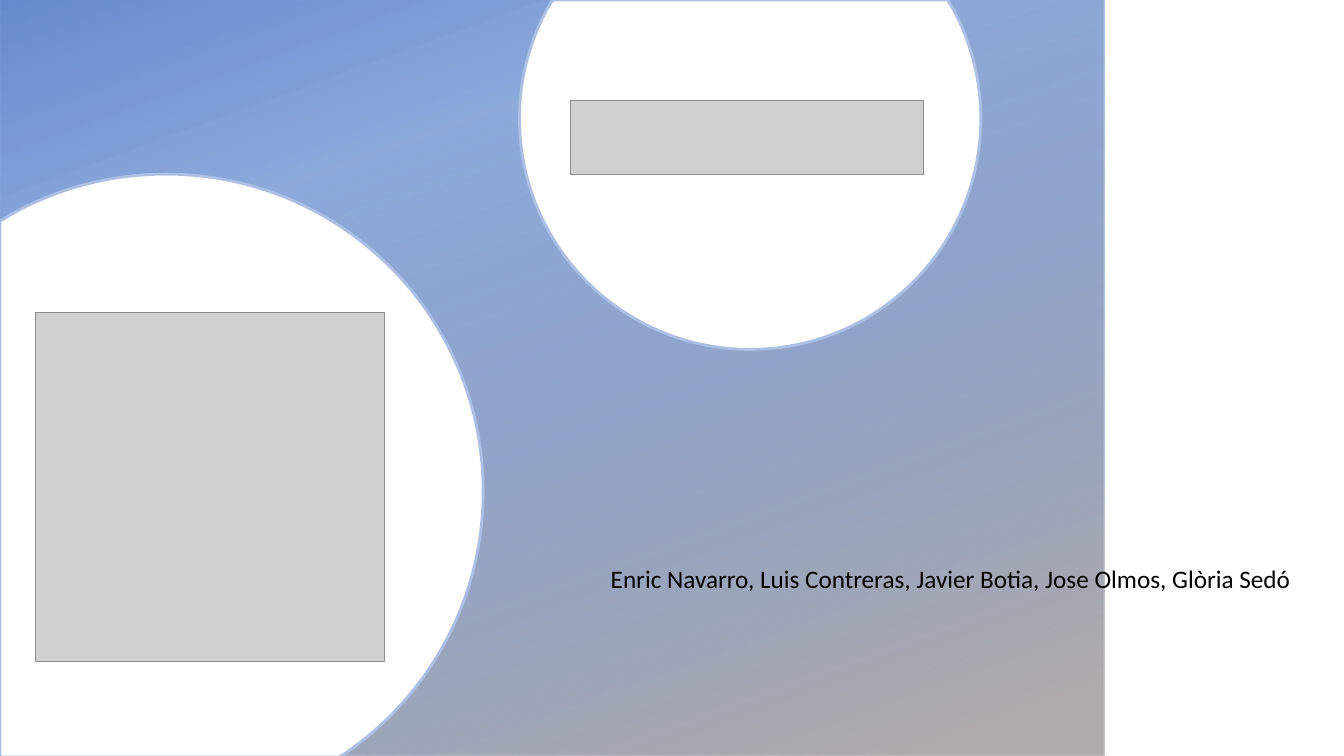
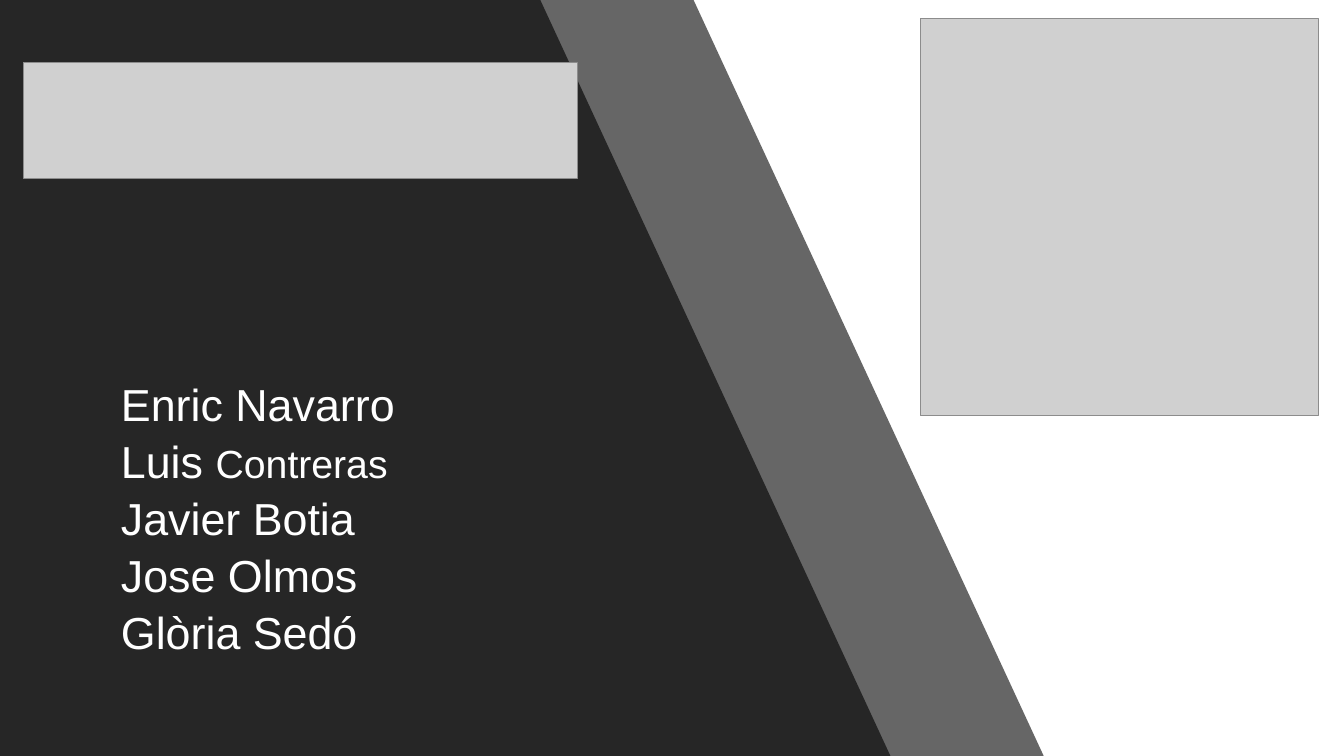
Before and after one commit to Joolmo/ProyectoIntegrado, a slide deck: slide 1 of Informe y PWP del Proyecto/Presentacion Proyecto.pptx. Drawn at 1344x756 pixels with LibreOffice and Linux fonts; fonts in the diff are those of the drawing; grey boxes stand for pictures; background and template pictures are left out. Boxes give left, top, right and bottom in pixels: in the first picture for what was removed or moved away, otherwise in the second. Text is boxed around its words. In the diff, an @@ line names an element or a change of style, - is before the commit and + after.

```diff
--- a/Informe y PWP del Proyecto/Presentacion Proyecto.pptx
+++ b/Informe y PWP del Proyecto/Presentacion Proyecto.pptx
@@ background picture (left out) to #242852 @@
@@ rectangle: place and size @@
-rectangle at (0, 0, 1105, 756)
+rectangle at (0, 0, 1344, 756)
@@ rectangle at (0, 0, 1344, 756): fill gradient #4472C4 to #AFABAB to #FFFFFF @@
@@ freeform shape added at (0, 0, 1045, 756), fill #262626 at 70% opacity @@
@@ freeform shape added at (0, 0, 890, 756), fill #262626 @@
@@ freeform shape removed at (519, 0, 981, 350) @@
@@ picture: place and size @@
-picture at (35, 313, 384, 661)
+picture at (921, 18, 1319, 416)
@@ picture: place and size @@
-picture at (571, 101, 925, 174)
+picture at (23, 63, 577, 178)
@@ freeform shape removed at (0, 174, 483, 756) @@
@@ text "Enric Navarro" at (121, 388, 394, 650): vertical alignment bottom to top @@
@@ text at (121, 388, 394, 650): text changed; size 18 to 32 pt; font Calibri to Arial; text colour #000000 to #FFFFFF @@
-Enric Navarro, Luis Contreras, Javier Botia, Jose Olmos, Glòria Sedó
+Enric Navarro
+Luis Contreras
+Javier Botia
+Jose Olmos
+Glòria Sedó
```
Also in this commit, not shown: 4 slides added, 5 slides removed.
